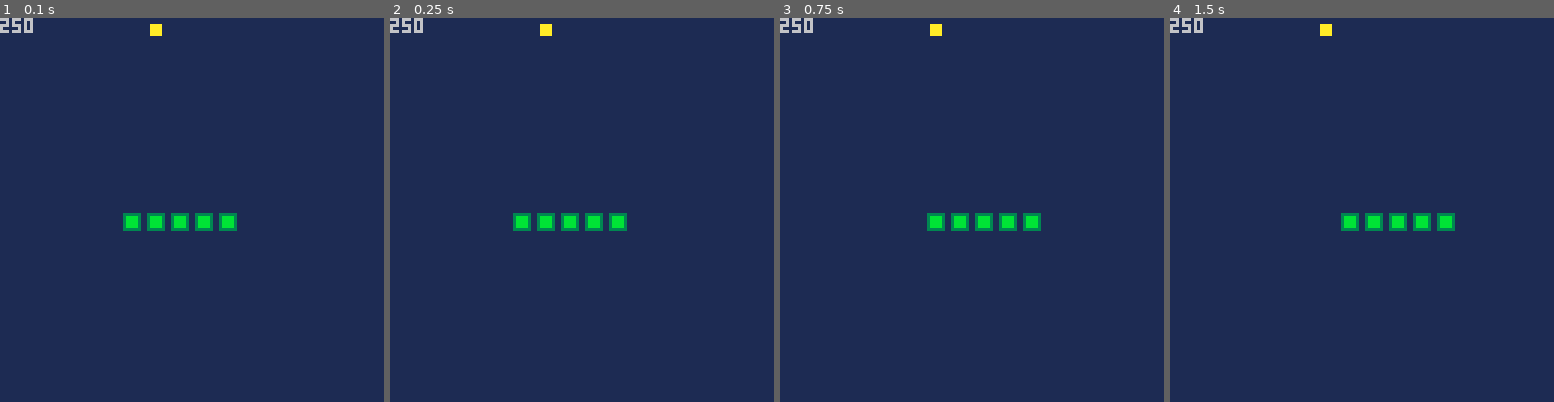
Above: before the commit, frames 1-4 (left to right).
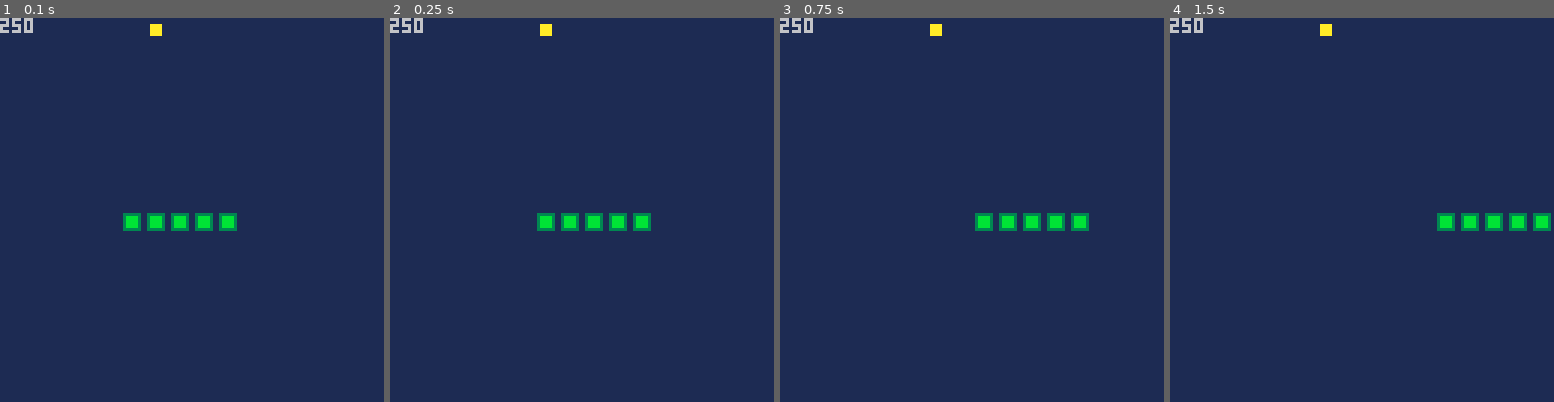
Above: after the commit, the same moments.

Repository: kakardo/Pico-8
Game: PICO-8 cartridge snake.p8
The game is run twice, just before and just after one commit, with the same random seed, the same clock (stepped at 60 frames per second) and the same inputs.
Inputs:
- Up to frame 1 (0.1 s): no input
- Up to frame 2 (0.25 s): no input
- Up to frame 3 (0.75 s): tap X (X key) at 0.33 s; tap O (Z key) at 0.7 s
- Up to frame 4 (1.5 s): tap X (X key) at 1.07 s

Frame 1 is identical in both runs. In frame 2, 0.4% of the frame differs, in the area x 32-68%, y 50-56%; in frame 3, 0.9%; in frame 4, 1.8%, in the area x 44-100%, y 50-56%.

Commit message:
Believe that I need to take a more OOP-oriented approach here. To many global variables... Hard to debug. Technical debt caught up to me.

Diff:
--- a/main.lua
+++ b/main.lua
@@ -41,7 +41,7 @@
 step = 1
 
 -- game loop tick
-tick_goal = 15 -- Default = 5
+tick_goal = 5 -- Default = 5
 tick_count = 0
 
 score = 0
--- a/main_tester.lua
+++ b/main_tester.lua
@@ -41,7 +41,7 @@
 		" ("..successful_tests.." SUCCESS / "..failed_tests.." FAIL)")
 end
 
-function tester_tables()
+function test_tables()
 	printh("Table Tester")
 	table = {"Crash","Spyro","Ratchet","Clank","Jak","Daxter",}
 
@@ -50,7 +50,21 @@
 	boolean_test(table[3] == "Clank")
 	boolean_test(add(table, "Clank", 3) == "Clank")
 	boolean_test(table[3] == "Clank")
+
 	print_test_stats()
+end
+
+function test_empty_cells()
+	tec = {}
+	tec.x = {}
+	tec.y = {}
+
+	--convert_coordinate_to_index()
+
+
+
+	--boolean_test()
+	--print_test_stats()
 end
 
 
@@ -60,7 +74,8 @@
 	--init_body()
 	--init_fruit()
 	printh("TESTER START")
-	tester_tables()
+	--test_tables()
+	test_empty_cells()
 	printh("Run time: "..time().."\n")
 end
 
